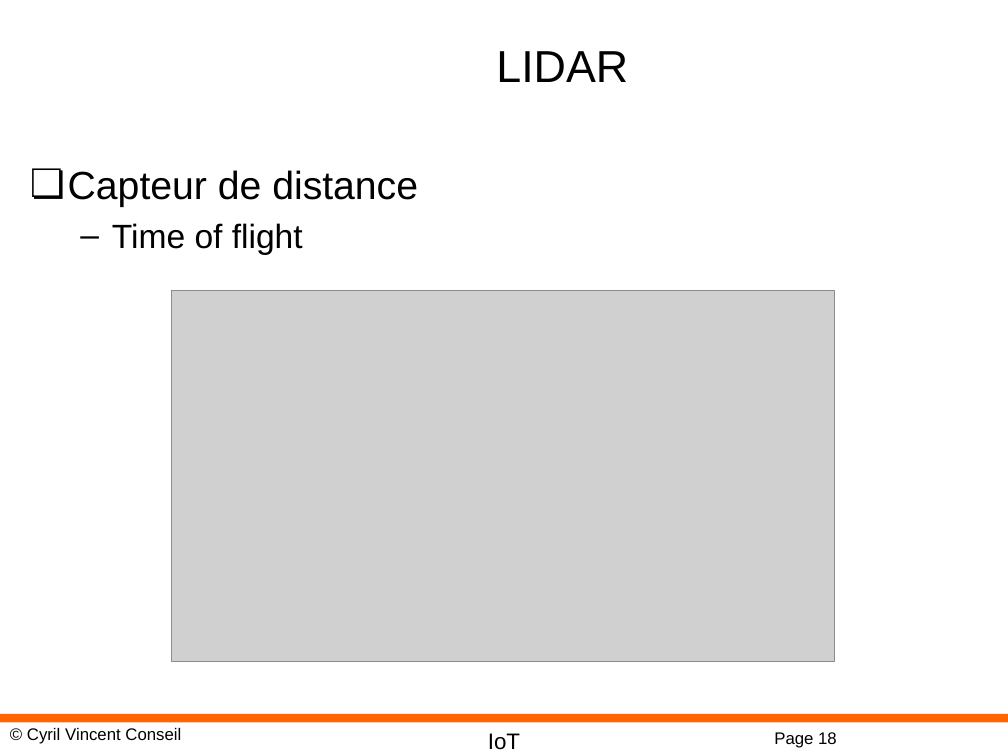
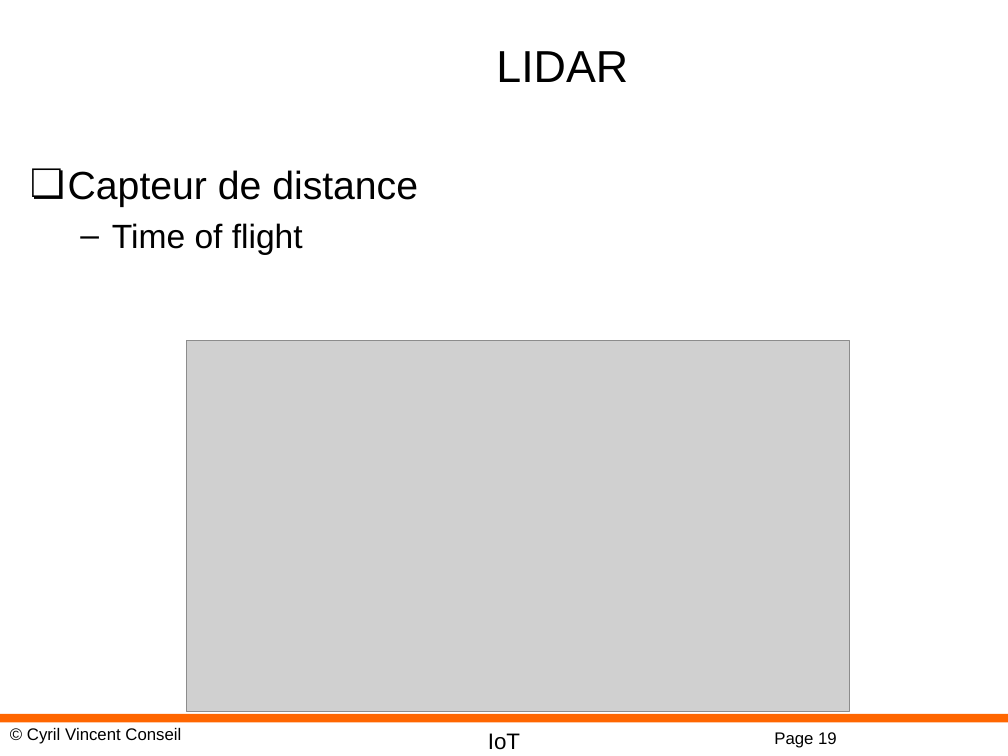
Before and after one commit to cyrilvincent/IoT, a slide deck: slide 19 of ppt/IoT20-MicropythonBus.pptx (slide 18 before the commit). Drawn at 1008x756 pixels with LibreOffice and Linux fonts; fonts in the diff are those of the drawing; grey boxes stand for pictures; background and template pictures are left out. Boxes give left, top, right and bottom in pixels: in the first picture for what was removed or moved away, otherwise in the second. Text is boxed around its words. In the diff, an @@ line names an element or a change of style, - is before the commit and + after.

```diff
--- a/ppt/IoT20-MicropythonBus.pptx
+++ b/ppt/IoT20-MicropythonBus.pptx
@@ picture: place and size @@
-picture at <box>171,290,834,661</box>
+picture at <box>186,341,849,712</box>
@@ page number at <box>774,732,837,748</box>: text changed @@
-Page 18
+Page 19
```
Also in this commit, not shown: 2 other slides changed, 2 slides added, 9 other files.
